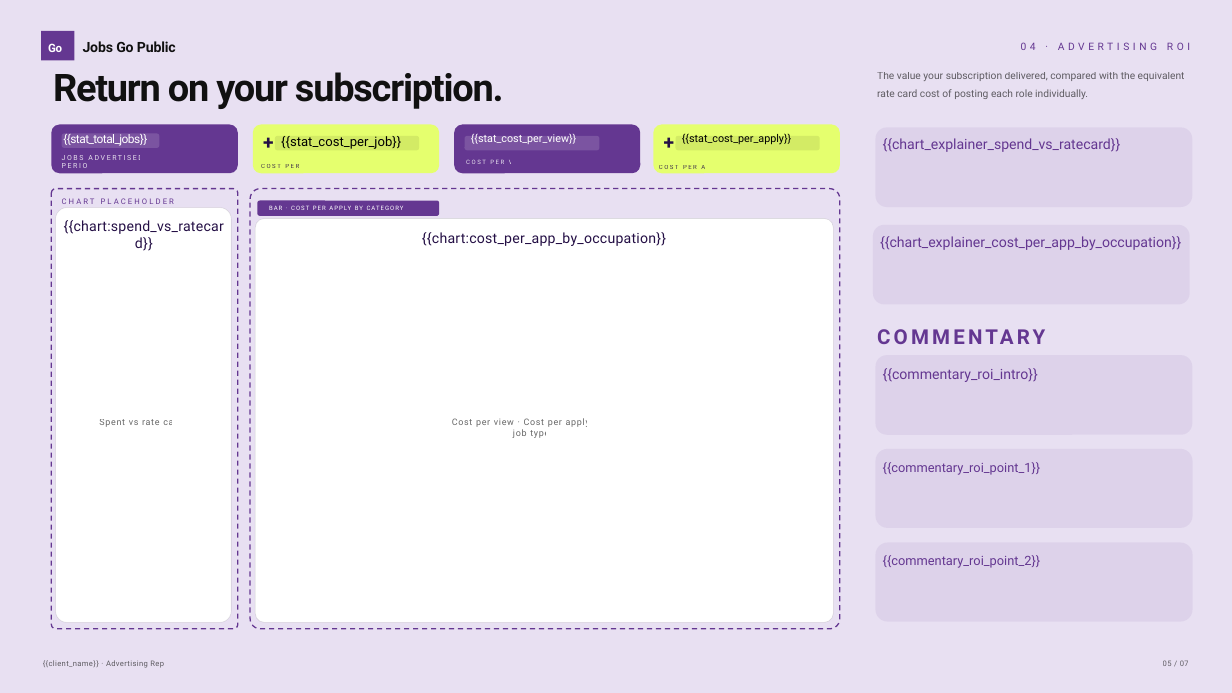
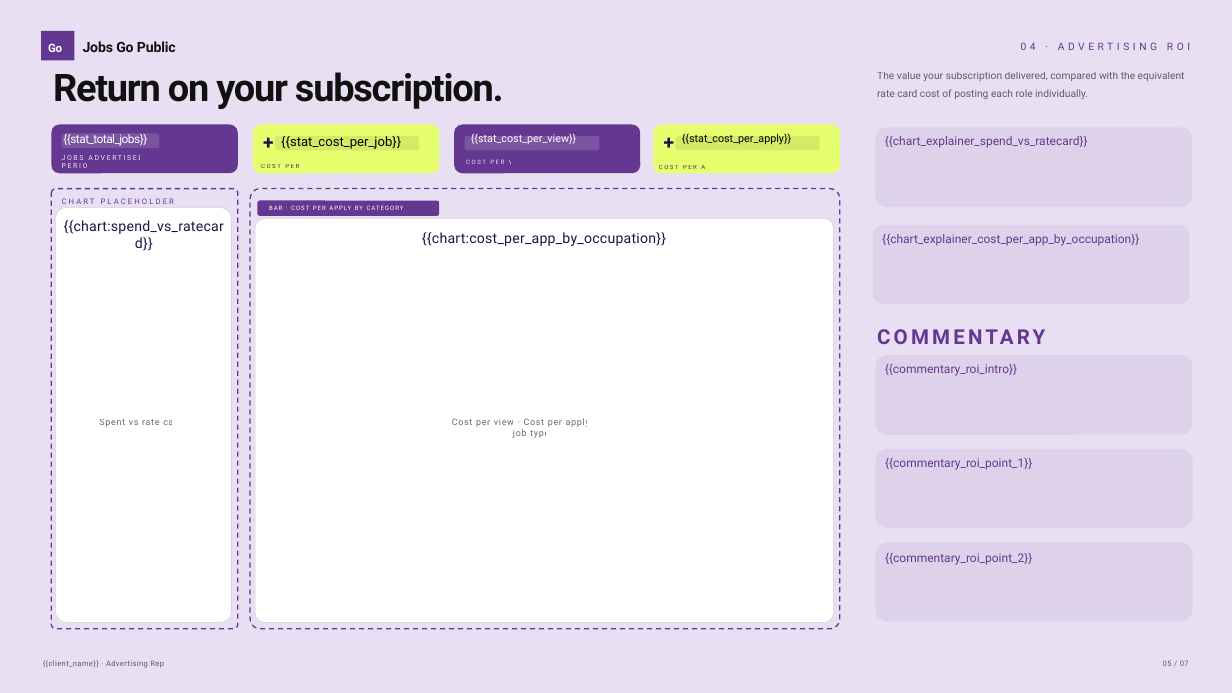
Before and after one commit to TomJordanJGP/job-performance-dashboard, a slide deck: slide 5 of Renewals.pptx. Drawn at 1232x693 pixels with LibreOffice and Linux fonts; fonts in the diff are those of the drawing. Boxes give left, top, right and bottom in pixels: in the first picture for what was removed or moved away, otherwise in the second. Text is boxed around its words. In the diff, an @@ line names an element or a change of style, - is before the commit and + after.

```diff
--- a/Renewals.pptx
+++ b/Renewals.pptx
@@ text removed at (883,138,1121,152) @@
-{{chart_explainer_spend_vs_ratecard}}
@@ text in rounded rectangle at (885,136,1088,148): text added @@
+{{chart_explainer_spend_vs_ratecard}}
@@ text removed at (880,236,1181,250) @@
-{{chart_explainer_cost_per_app_by_occupation}}
@@ text in rounded rectangle at (882,234,1139,246): text added @@
+{{chart_explainer_cost_per_app_by_occupation}}
@@ text removed at (883,368,1038,382) @@
-{{commentary_roi_intro}}
@@ text in rounded rectangle at (885,364,1017,376): text added @@
+{{commentary_roi_intro}}
@@ text removed at (883,462,1041,475) @@
-{{commentary_roi_point_1}}
@@ text in rounded rectangle at (885,458,1032,470): text added @@
+{{commentary_roi_point_1}}
@@ text removed at (883,555,1041,568) @@
-{{commentary_roi_point_2}}
@@ text in rounded rectangle at (885,553,1032,565): text added @@
+{{commentary_roi_point_2}}
```
Also in this commit, not shown: 5 other slides changed.
